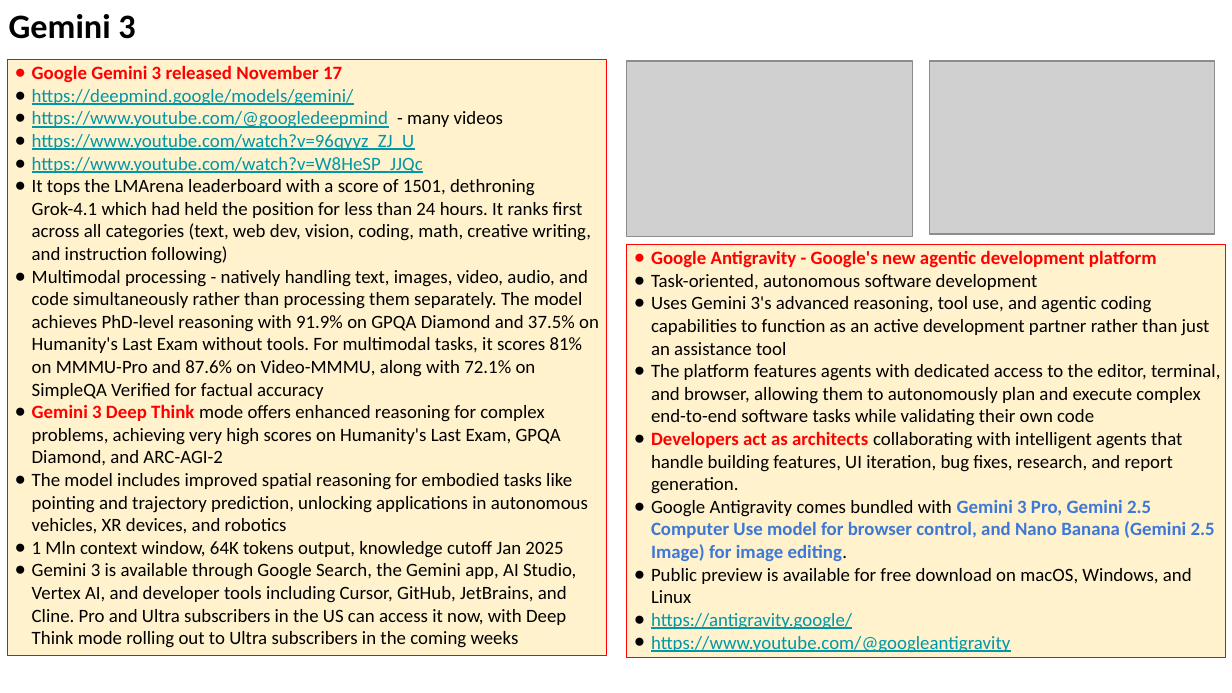
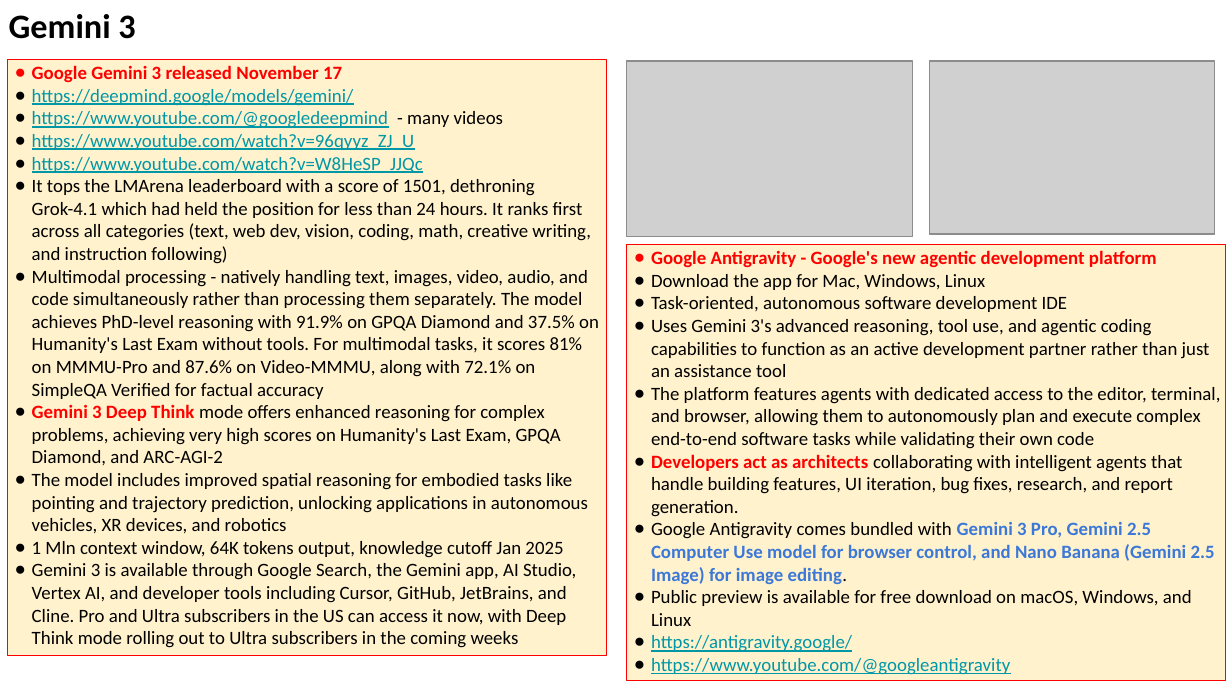
Before and after one commit to lselector/seminar, a slide deck: slide 3 of 2025/2025-11-21-AI-Updates.pptx. Drawn at 1232x693 pixels with LibreOffice and Linux fonts; fonts in the diff are those of the drawing; grey boxes stand for pictures. Boxes give left, top, right and bottom in pixels: in the first picture for what was removed or moved away, otherwise in the second. Text is boxed around its words. In the diff, an @@ line names an element or a change of style, - is before the commit and + after.

```diff
--- a/2025/2025-11-21-AI-Updates.pptx
+++ b/2025/2025-11-21-AI-Updates.pptx
@@ rectangle "Google Antigravity - Google's new ...": place and size @@
-rectangle "Google Antigravity - Google's new ..." at [627, 245, 1226, 658]
+rectangle "Google Antigravity - Google's new ..." at [627, 245, 1226, 681]
@@ text in rectangle at [651, 274, 1068, 312]: text changed @@
-● Task-oriented, autonomous software development
+● Download the app for Mac, Windows, Linux
+● Task-oriented, autonomous software development IDE
```
Also in this commit, not shown: 6 other slides changed, 8 slides added.
